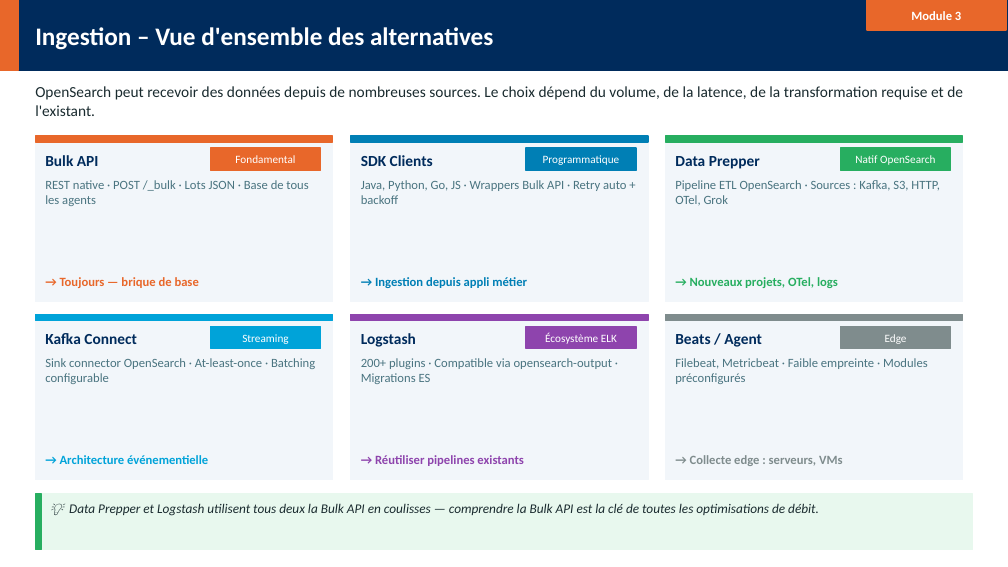
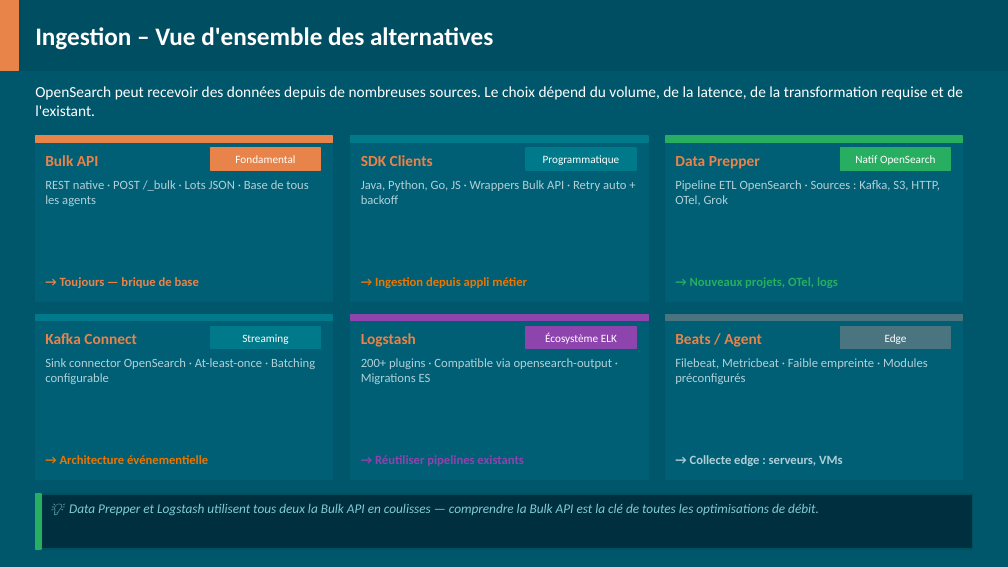
Before and after one commit to dthibau/opensearch, a slide deck: slide 74 of opensearch.pptx (slide 63 before the commit). Drawn at 1008x567 pixels with LibreOffice and Linux fonts; fonts in the diff are those of the drawing. Boxes give left, top, right and bottom in pixels: in the first picture for what was removed or moved away, otherwise in the second. Text is boxed around its words. In the diff, an @@ line names an element or a change of style, - is before the commit and + after.

```diff
--- a/opensearch.pptx
+++ b/opensearch.pptx
@@ background #FFFFFF to #00576B @@
@@ rectangle at bbox=[0, 0, 1008, 71]: fill #002B5C to #004E62; outline #002B5C 1 pt to #004E62 1 pt @@
@@ rectangle removed at bbox=[867, 0, 1006, 30] @@
@@ text removed at bbox=[911, 11, 961, 20] @@
-Module 3
@@ text "OpenSearch peut recevoir des données ..." at bbox=[35, 86, 963, 116]: text colour #1A2B2F to #FFFFFF @@
@@ fill #E8672A to #E8834A; outline #E8672A 1 pt to #E8834A 1 pt in 3 elements at bbox=[0, 0, 18, 71], bbox=[35, 136, 333, 142], bbox=[211, 148, 321, 170] @@
@@ rectangle at bbox=[351, 136, 648, 142]: fill #007FB5 to #007A8A; outline #007FB5 1 pt to #007A8A 1 pt @@
@@ rectangle at bbox=[526, 148, 636, 170]: fill #007FB5 to #007A8A; outline #007FB5 1 pt to #007A8A 1 pt @@
@@ text "→ Toujours — brique de ..." at bbox=[60, 277, 199, 288]: text colour #E8672A to #E8834A @@
@@ text "→ Ingestion depuis appli métier" at bbox=[375, 277, 527, 288]: text colour #007FB5 to #EA7500 @@
@@ rectangle at bbox=[35, 314, 333, 321]: fill #00A3D9 to #007A8A; outline #00A3D9 1 pt to #007A8A 1 pt @@
@@ rectangle at bbox=[211, 327, 321, 349]: fill #00A3D9 to #007A8A; outline #00A3D9 1 pt to #007A8A 1 pt @@
@@ fill #F2F6FA to #005F75; outline #F2F6FA 1 pt to #005F75 1 pt in 6 elements at bbox=[35, 136, 333, 301], bbox=[351, 136, 648, 301], bbox=[665, 136, 963, 301], bbox=[35, 314, 333, 480], bbox=[351, 314, 648, 480], bbox=[665, 314, 963, 480] @@
@@ rectangle at bbox=[665, 314, 963, 321]: fill #7F8C8D to #4A7480; outline #7F8C8D 1 pt to #4A7480 1 pt @@
@@ text colour #002B5C to #E8834A in 6 elements at bbox=[45, 155, 99, 166], bbox=[361, 155, 433, 166], bbox=[675, 156, 760, 169], bbox=[45, 333, 137, 344], bbox=[361, 333, 416, 347], bbox=[675, 334, 762, 347] @@
@@ rectangle at bbox=[841, 327, 951, 349]: fill #7F8C8D to #4A7480; outline #7F8C8D 1 pt to #4A7480 1 pt @@
@@ text colour #4A7480 to #B0D0D8 in 6 elements at bbox=[45, 180, 308, 206], bbox=[361, 180, 626, 204], bbox=[675, 180, 939, 206], bbox=[45, 358, 315, 384], bbox=[361, 358, 612, 384], bbox=[675, 358, 928, 384] @@
@@ text "→ Architecture événementielle" at bbox=[60, 455, 208, 464]: text colour #00A3D9 to #EA7500 @@
@@ text "→ Collecte edge : serveurs, ..." at bbox=[690, 455, 842, 466]: text colour #7F8C8D to #B0D0D8 @@
@@ rectangle at bbox=[35, 494, 973, 549]: fill #E8F8EE to #003040; outline #E8F8EE 1 pt to #005060 1 pt @@
@@ text "💡 Data Prepper et Logstash ..." at bbox=[69, 504, 819, 515]: text colour #1A2B2F to #80CCD8 @@
```
Also in this commit, not shown: 54 other slides changed, 130 slides added, 8 slides removed, 50 other files.
